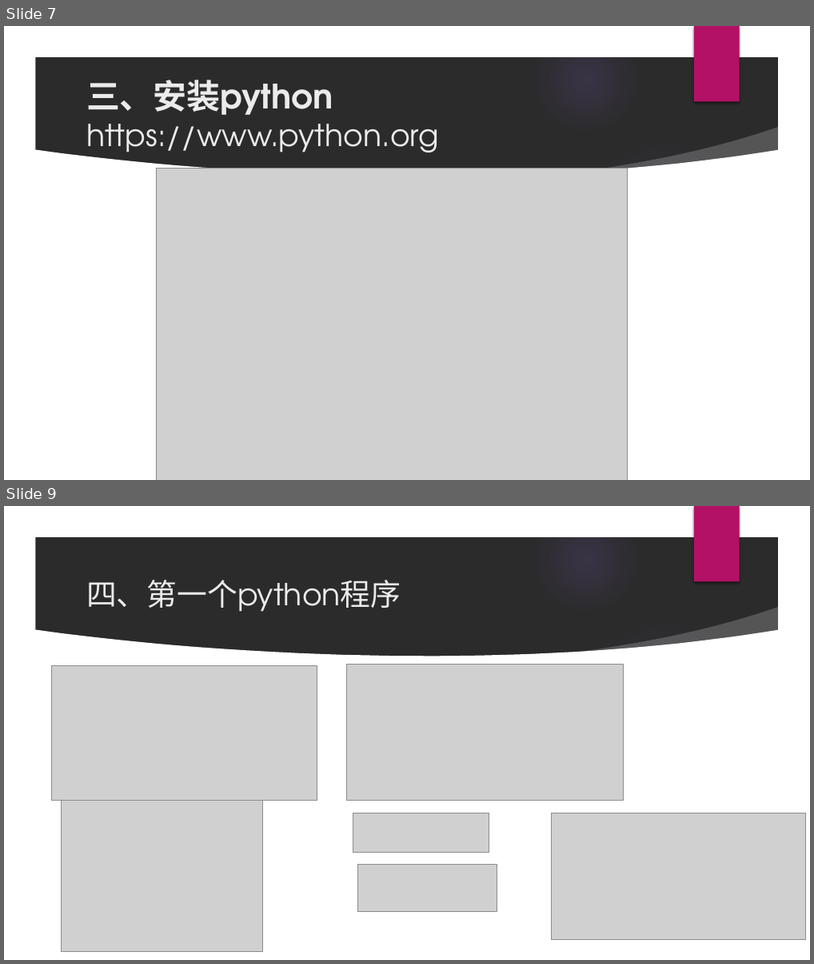
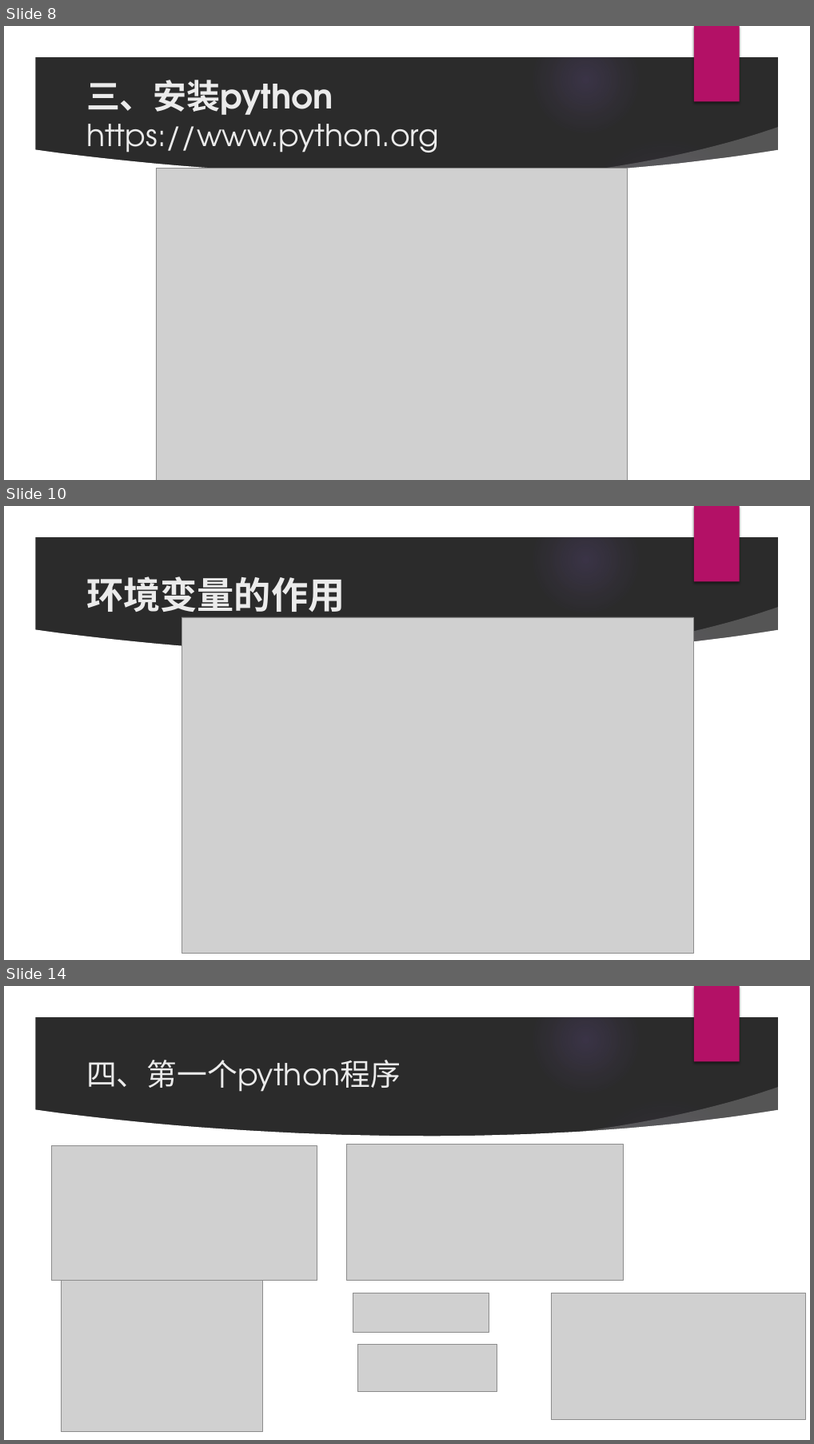
Before and after one commit to littlehb/ShaoHuiLin, a slide deck: Python课程/第1课-python入门/python入门.pptx. Shown one above the other, each under a label of ours: slides 7 and 9 before the commit, slides 8, 10 and 14 after it; the slides between them are not shown. The pictures are 814x964 and 814x1444 pixels, drawn with LibreOffice and Linux fonts; fonts in the diff are those of the drawing; grey boxes stand for pictures; background and template pictures are left out; a plain dark background stands for a picture behind light text. Boxes give left, top, right and bottom in pixels: in the first picture for what was removed or moved away, otherwise in the second. Text is boxed around its words. In the diff, an @@ line names an element or a change of style, - is before the commit and + after.

```diff
--- a/Python课程/第1课-python入门/python入门.pptx
+++ b/Python课程/第1课-python入门/python入门.pptx
@@ slide 10 added at box(4, 506, 810, 960), background picture (left out); not listed: 9 template elements that a slide beside it also shows @@
@@ title added at box(86, 576, 345, 618), 44 pt, text #EBEBEB, bold @@
+环境变量的作用
@@ picture added at box(182, 617, 694, 952) @@
@@ what was slide 7 is now slide 8 @@
@@ what was slide 9 is now slide 14 @@
```
Also in this commit, not shown: 4 slides changed, 6 other slides added.
